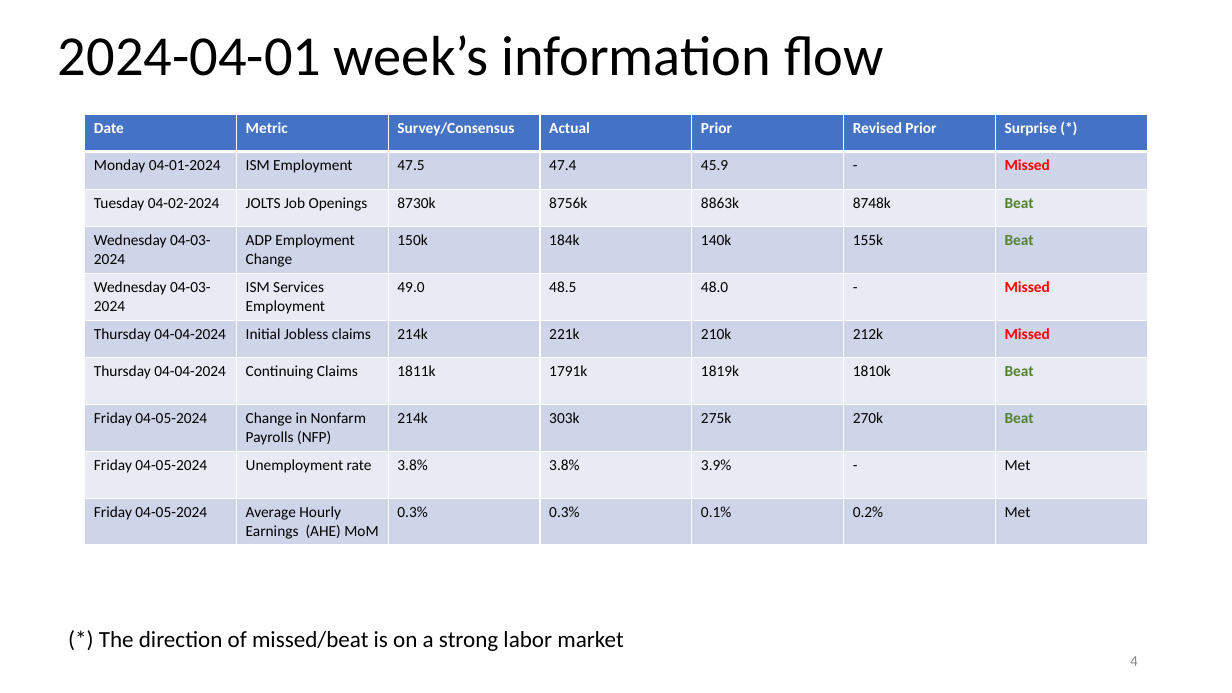
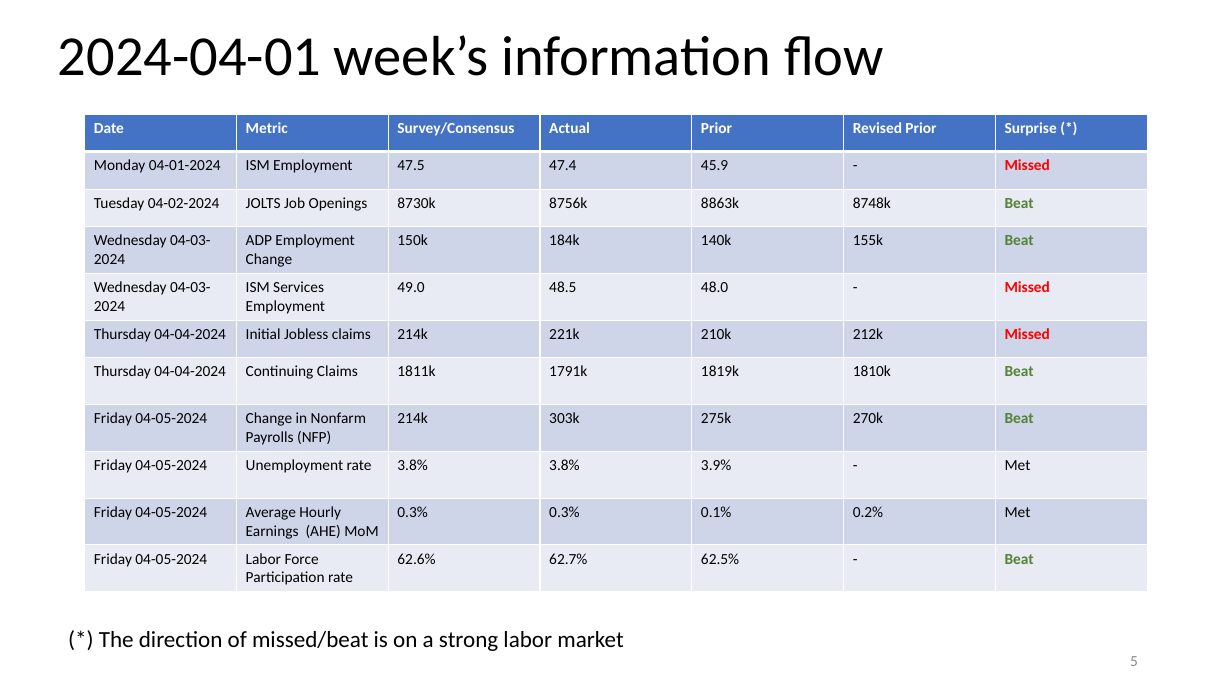
Before and after one commit to omroot/d2l_pytorch, a slide deck: slide 5 of mylearnings/mylecturenotes/LaborMarketInformationLandscape.pptx (slide 4 before the commit). Drawn at 1232x693 pixels with LibreOffice and Linux fonts; fonts in the diff are those of the drawing. Boxes give left, top, right and bottom in pixels: in the first picture for what was removed or moved away, otherwise in the second. Text is boxed around its words. In the diff, an @@ line names an element or a change of style, - is before the commit and + after.

```diff
--- a/mylearnings/mylecturenotes/LaborMarketInformationLandscape.pptx
+++ b/mylearnings/mylecturenotes/LaborMarketInformationLandscape.pptx
@@ table at (85,115,1146,606) @@
+row 11: Friday 04-05-2024 | Labor Force Participation rate | 62.6% | 62.7% | 62.5% | - | Beat
@@ page number at (1130,656,1138,666): text changed @@
-4
+5
```
Also in this commit, not shown: 1 slide added.
